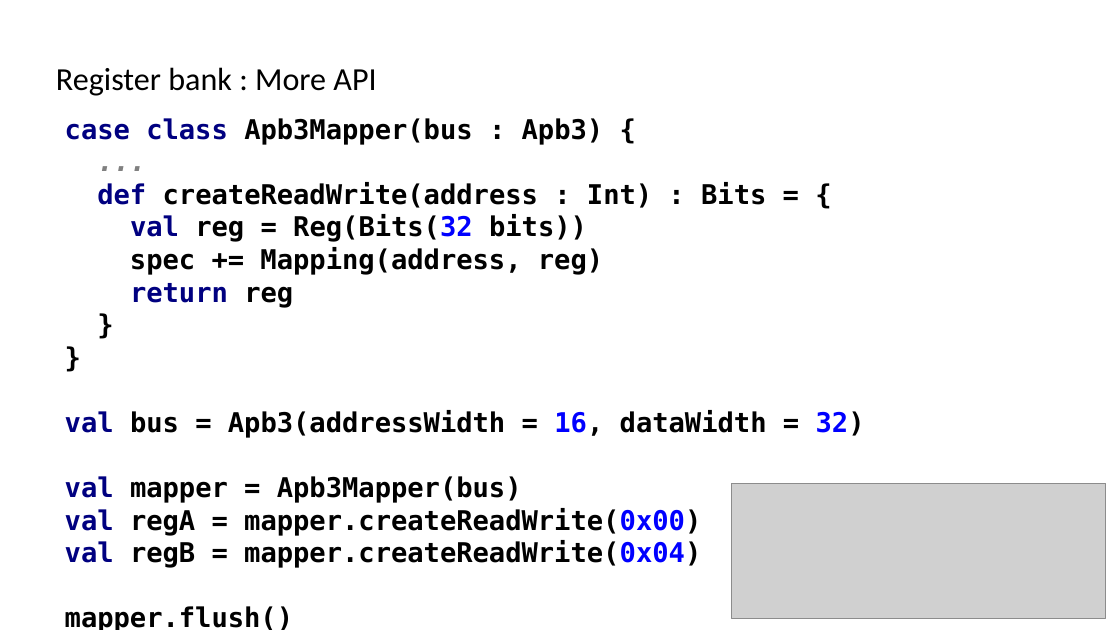
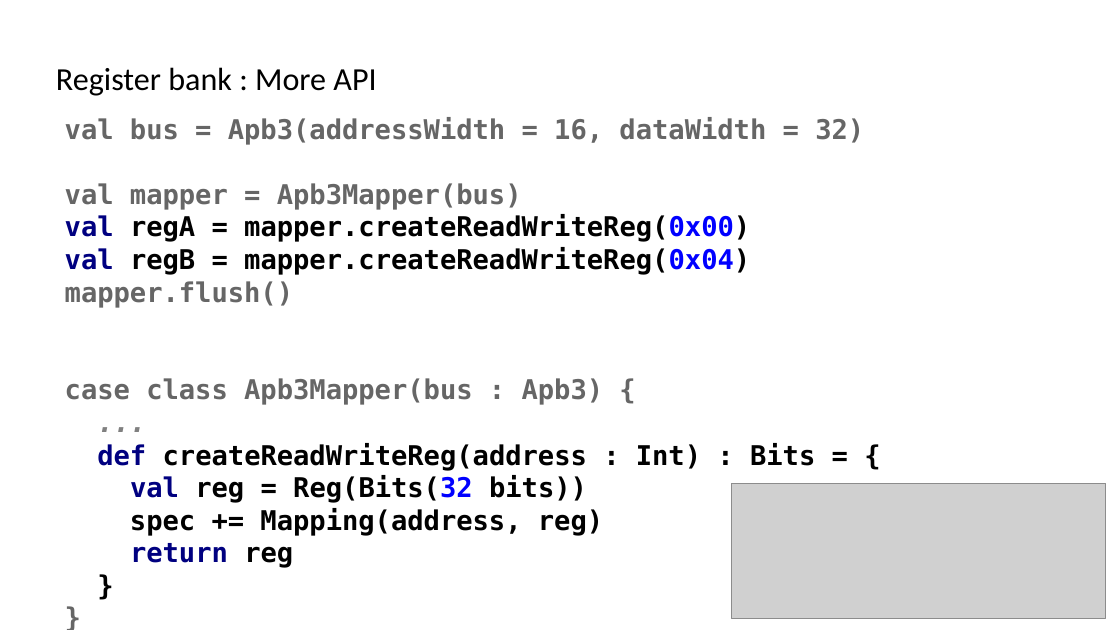
Before and after one commit to SpinalHDL/SpinalDoc, a slide deck: slide 11 of presentation/en/wosh_2019.odp. Drawn at 1120x630 pixels with LibreOffice and Linux fonts; fonts in the diff are those of the drawing; grey boxes stand for pictures. Boxes give left, top, right and bottom in pixels: in the first picture for what was removed or moved away, otherwise in the second. Text is boxed around its words. In the diff, an @@ line names an element or a change of style, - is before the commit and + after.

```diff
--- a/presentation/en/wosh_2019.odp
+++ b/presentation/en/wosh_2019.odp
@@ text at (65, 117, 864, 568): text changed @@
-case class Apb3Mapper(bus : Apb3) {
-...
-def createReadWrite(address : Int) : Bits = {
-val reg = Reg(Bits(32 bits))
-spec += Mapping(address, reg)
-return reg
-}
-}
-val bus = Apb3(addressWidth = 16, dataWidth = 32)
-val mapper = Apb3Mapper(bus)
-val regA = mapper.createReadWrite(0x00)
-val regB = mapper.createReadWrite(0x04)
-mapper.flush()
+val bus = Apb3(addressWidth = 16, dataWidth = 32)
+val mapper = Apb3Mapper(bus)
+val regA = mapper.createReadWriteReg(0x00)
+val regB = mapper.createReadWriteReg(0x04)
+mapper.flush()
+case class Apb3Mapper(bus : Apb3) {
+...
+def createReadWriteReg(address : Int) : Bits = {
+val reg = Reg(Bits(32 bits))
+spec += Mapping(address, reg)
+return reg
+}
+}
```
Also in this commit, not shown: 11 other slides changed, 3 slides added.
